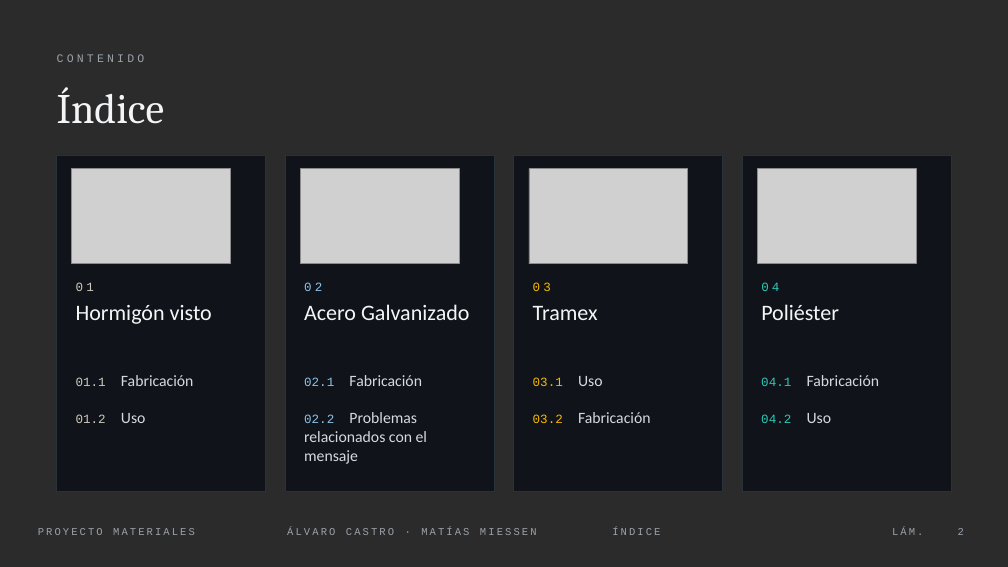
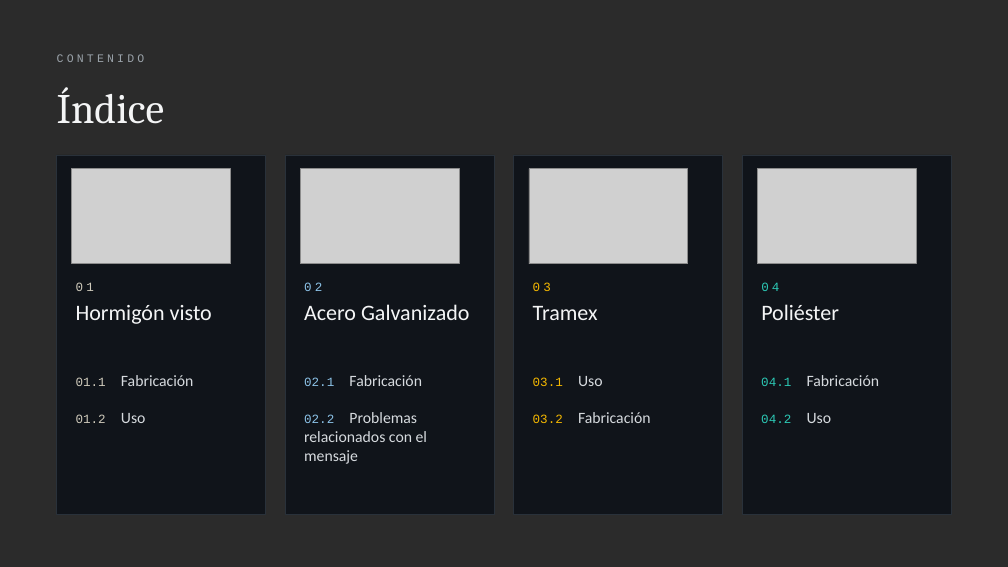
Before and after one commit to Elcastor124/Deutschtrainer, a slide deck: slide 2 of proyecto-materiales/Proyecto-Materiales_Castro-Miessen.pptx. Drawn at 1008x567 pixels with LibreOffice and Linux fonts; fonts in the diff are those of the drawing; grey boxes stand for pictures; background and template pictures are left out; a plain dark background stands for a picture behind light text. Boxes give left, top, right and bottom in pixels: in the first picture for what was removed or moved away, otherwise in the second. Text is boxed around its words. In the diff, an @@ line names an element or a change of style, - is before the commit and + after.

```diff
--- a/proyecto-materiales/Proyecto-Materiales_Castro-Miessen.pptx
+++ b/proyecto-materiales/Proyecto-Materiales_Castro-Miessen.pptx
@@ rectangle: place and size @@
-rectangle at [57, 155, 265, 492]
+rectangle at [57, 155, 265, 514]
@@ rectangle: place and size @@
-rectangle at [285, 155, 494, 492]
+rectangle at [285, 155, 494, 514]
@@ rectangle: place and size @@
-rectangle at [514, 155, 723, 492]
+rectangle at [514, 155, 723, 514]
@@ rectangle: place and size @@
-rectangle at [743, 155, 951, 492]
+rectangle at [743, 155, 951, 514]
@@ text removed at [38, 528, 195, 535] @@
-PROYECTO MATERIALES
@@ text removed at [287, 528, 537, 535] @@
-ÁLVARO CASTRO · MATÍAS MIESSEN
@@ text removed at [612, 528, 660, 535] @@
-ÍNDICE
@@ text removed at [892, 528, 923, 535] @@
-LÁM.
@@ page number removed at [958, 528, 964, 535] @@
-2
```
Also in this commit, not shown: 14 other slides changed.
